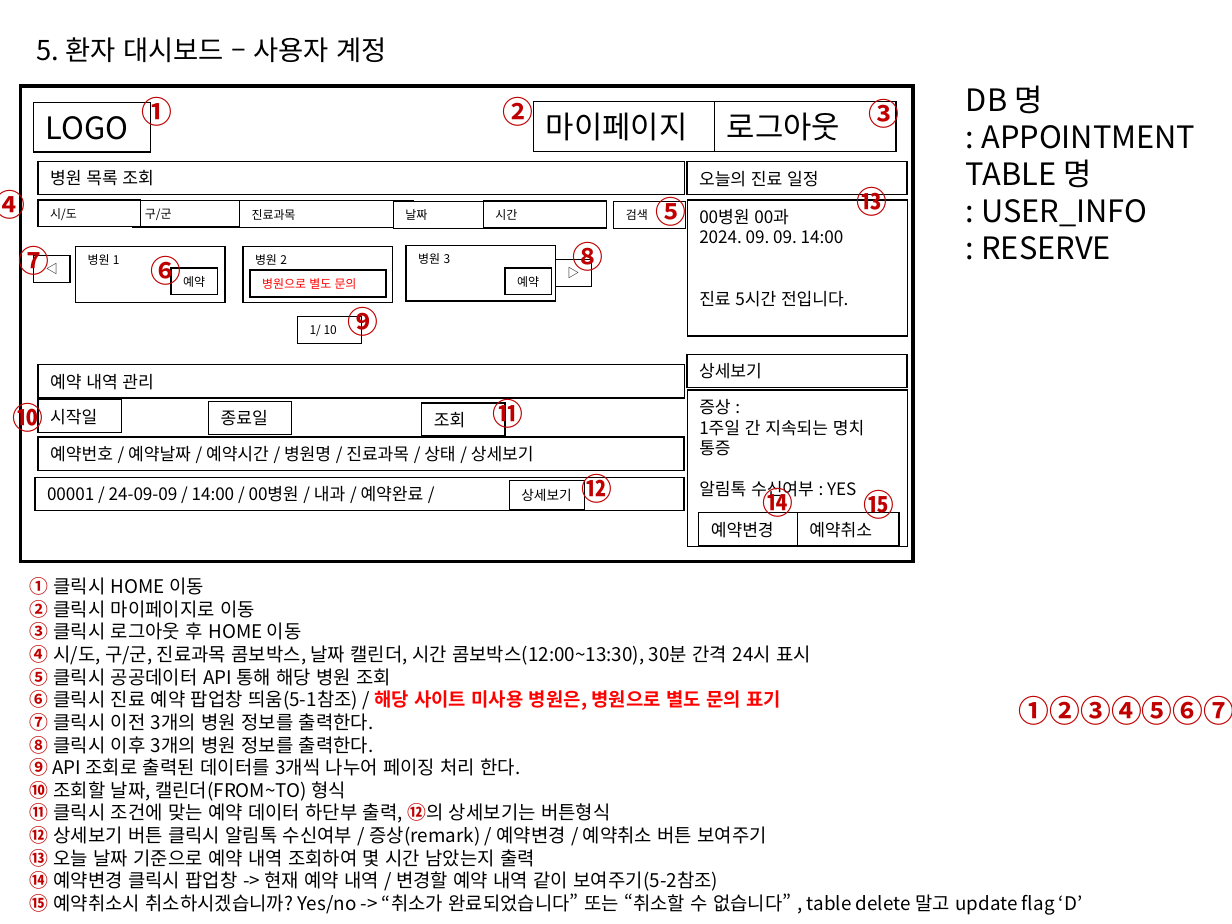
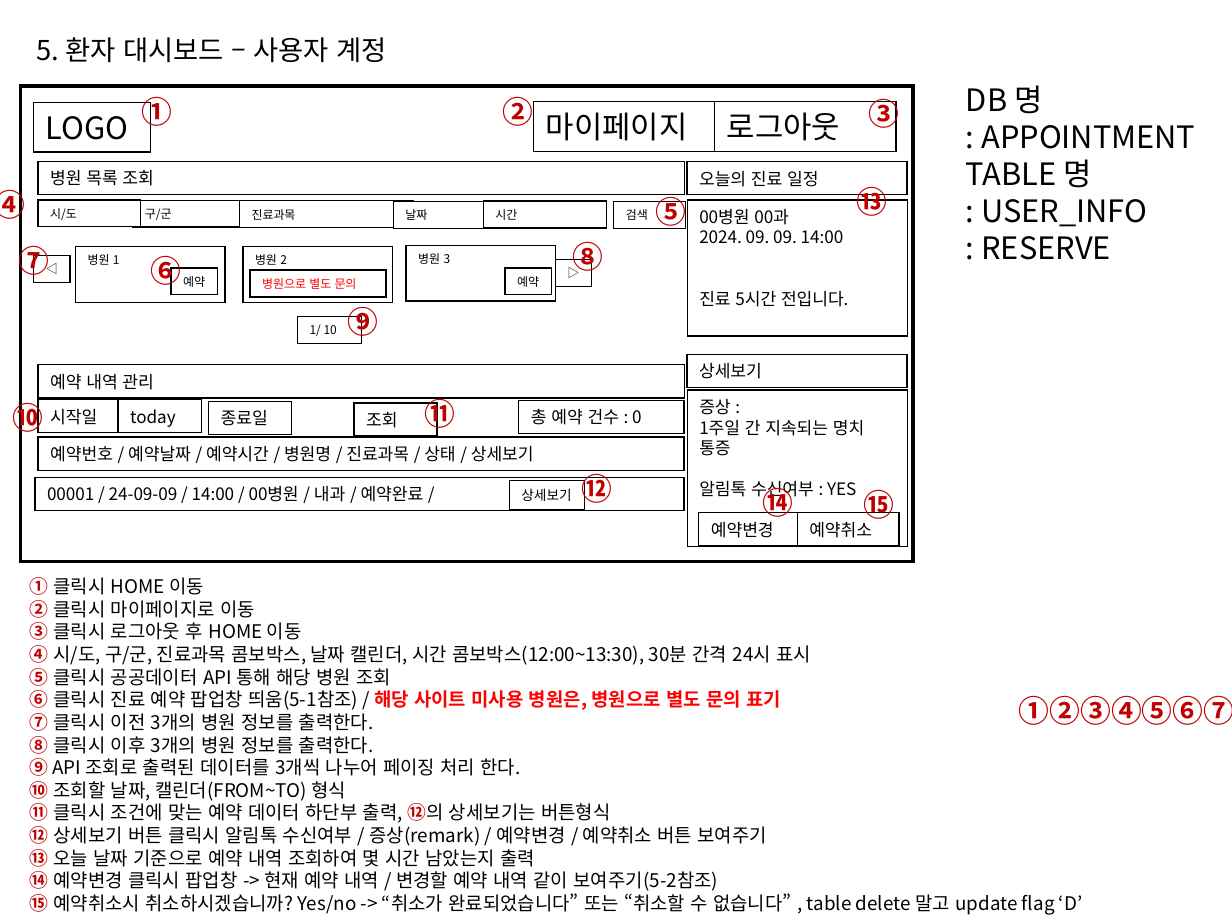
Before and after one commit to Gabintree/appintment2, a slide deck: slide 6 of 프로그램 설계.ppt. Drawn at 1232x924 pixels with LibreOffice and Linux fonts; fonts in the diff are those of the drawing. Boxes give left, top, right and bottom in pixels: in the first picture for what was removed or moved away, otherwise in the second. Text is boxed around its words. In the diff, an @@ line names an element or a change of style, - is before the commit and + after.

```diff
--- a/프로그램 설계.ppt
+++ b/프로그램 설계.ppt
@@ text "⑪": place and size @@
-text "⑪" at [492,397,523,434]
+text "⑪" at [425,397,456,434]
@@ rectangle added at [118,399,202,432], fill #FFFFFF, outline #000000 0.74 pt, 10 pt, text #000000 @@
+today
@@ rectangle "조회": place and size @@
-rectangle "조회" at [421,403,505,436]
+rectangle "조회" at [354,403,437,436]
@@ rectangle added at [519,400,684,434], fill #FFFFFF, outline #000000 0.74 pt, 10 pt, text #000000 @@
+총 예약 건수 : 0
```
Also in this commit, not shown: 1 other slide changed, 11 other files.
